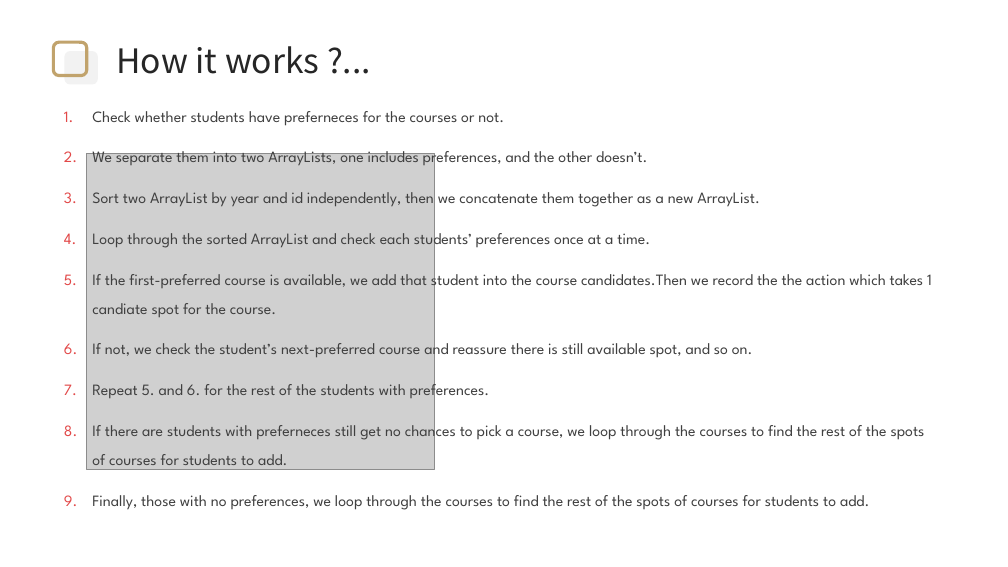
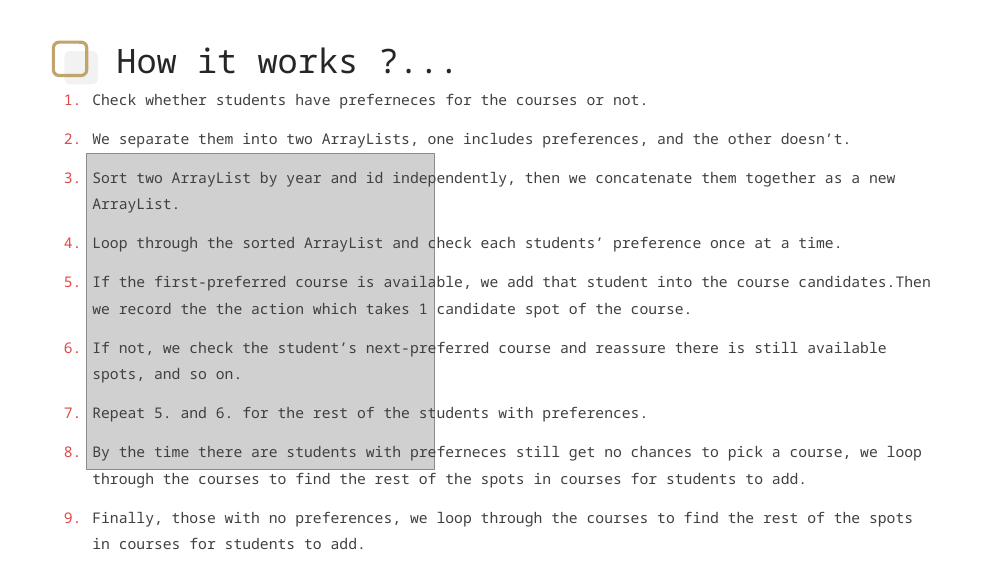
Before and after one commit to ward311/ITR, a slide deck: slide 4 of M104020014周紘樟_ITR_HW2.pptx. Drawn at 1008x567 pixels with LibreOffice and Linux fonts; fonts in the diff are those of the drawing; grey boxes stand for pictures; background and template pictures are left out. Boxes give left, top, right and bottom in pixels: in the first picture for what was removed or moved away, otherwise in the second. Text is boxed around its words. In the diff, an @@ line names an element or a change of style, - is before the commit and + after.

```diff
--- a/M104020014周紘樟_ITR_HW2.pptx
+++ b/M104020014周紘樟_ITR_HW2.pptx
@@ text "How it works ?..." at box(116, 47, 359, 74): font Noto Sans CJK SC to Noto Sans Mono @@
@@ text "Check whether students have preferneces ...": place and size @@
-text "Check whether students have preferneces ..." at box(92, 111, 932, 510)
+text "Check whether students have preferneces ..." at box(92, 94, 930, 549)
@@ text at box(92, 94, 895, 423): size 15 to 14 pt, font League Spartan to Noto Sans Mono in "Check whether students have preferneces for the ...", "We separate them into two ArrayLists, one ...", "Sort two ArrayList by year and id ...", "Repeat 5. and 6. for the rest ..." @@
@@ text at box(92, 235, 930, 383): text changed; size 15 to 14 pt; font League Spartan to Noto Sans Mono @@
-4. Loop through the sorted ArrayList and check each students’ preferences once at a time.
-5. If the first-preferred course is available, we add that student into the course candidates.Then we record the the action which takes 1 candiate spot for the course.
-6. If not, we check the student’s next-preferred course and reassure there is still available spot, and so on.
+4. Loop through the sorted ArrayList and check each students’ preference once at a time.
+5. If the first-preferred course is available, we add that student into the course candidates.Then we record the the action which takes 1 candidate spot of the course.
+6. If not, we check the student’s next-preferred course and reassure there is still available spots, and so on.
@@ text at box(92, 444, 922, 549): text changed; size 15 to 14 pt; font League Spartan to Noto Sans Mono @@
-8. If there are students with preferneces still get no chances to pick a course, we loop through the courses to find the rest of the spots of courses for students to add.
-9. Finally, those with no preferences, we loop through the courses to find the rest of the spots of courses for students to add.
+8. By the time there are students with preferneces still get no chances to pick a course, we loop through the courses to find the rest of the spots in courses for students to add.
+9. Finally, those with no preferences, we loop through the courses to find the rest of the spots in courses for students to add.
```
Also in this commit, not shown: 3 other slides changed, 1 slide added, 2 other files.
